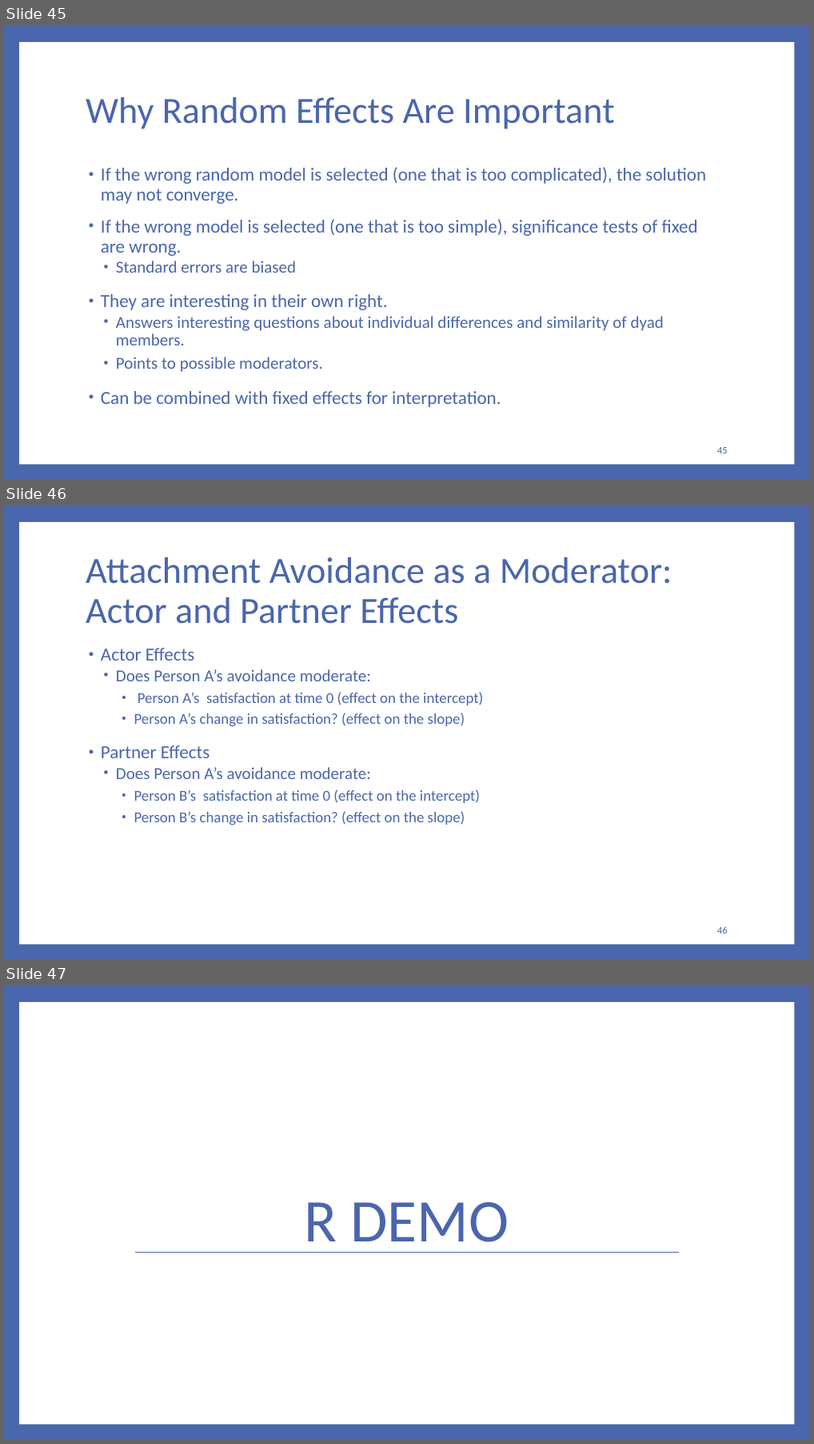
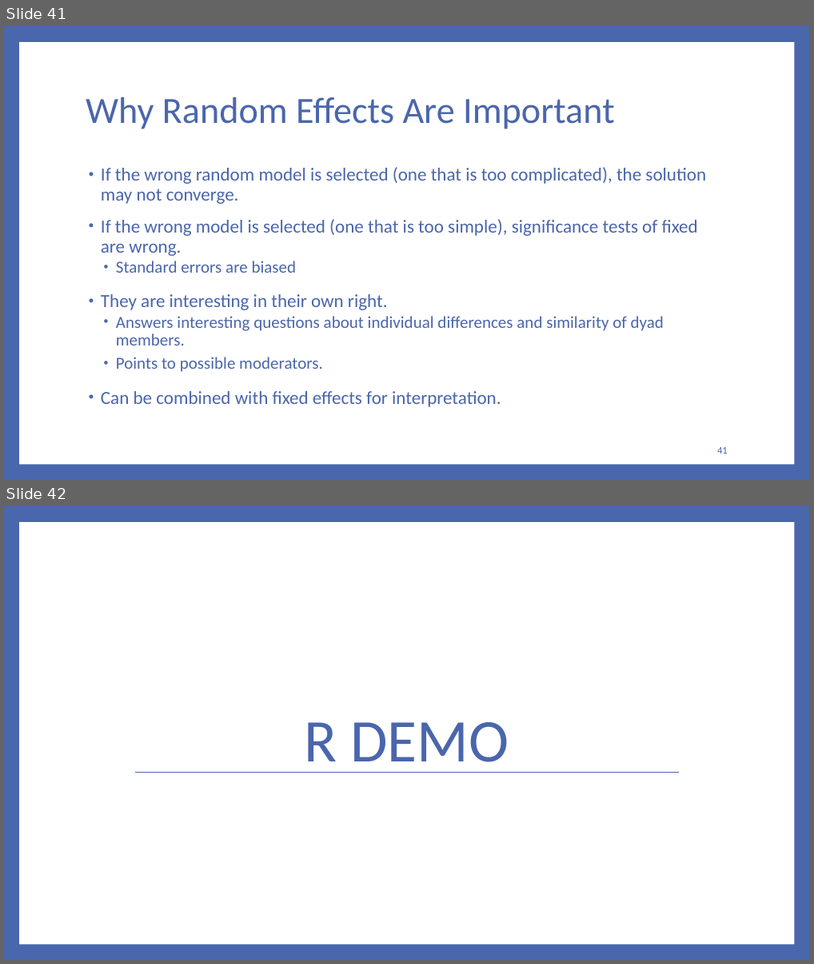
Before and after one commit to RandiLGarcia/2day-dyad-workshop, a slide deck: Day 2/Lecture Slides/Day 2 Slides.pptx. Shown one above the other, each under a label of ours: slides 45, 46 and 47 before the commit, slides 41 and 42 after it. The pictures are 814x1444 and 814x964 pixels, drawn with LibreOffice and Linux fonts; fonts in the diff are those of the drawing. Boxes give left, top, right and bottom in pixels: in the first picture for what was removed or moved away, otherwise in the second. Text is boxed around its words. In the diff, an @@ line names an element or a change of style, - is before the commit and + after.

```diff
--- a/Day 2/Lecture Slides/Day 2 Slides.pptx
+++ b/Day 2/Lecture Slides/Day 2 Slides.pptx
@@ slide 46 removed at box(4, 506, 810, 960), background #4A66AC; not listed: 1 template element that a slide beside it also shows @@
@@ title removed at box(86, 557, 673, 624) @@
-Attachment Avoidance as a Moderator: Actor and Partner Effects
@@ text removed at box(101, 648, 483, 824) @@
-• Actor Effects
-  • Does Person A’s avoidance moderate:
-    • Person A’s satisfaction at time 0 (effect on the intercept)
-    • Person A’s change in satisfaction? (effect on the slope)
-• Partner Effects
-  • Does Person A’s avoidance moderate:
-    • Person B’s satisfaction at time 0 (effect on the intercept)
-    • Person B’s change in satisfaction? (effect on the slope)
@@ page number removed at box(718, 926, 728, 933) @@
-46
@@ what was slide 45 is now slide 41 @@
@@ page number at box(718, 447, 728, 453): text changed @@
-45
+41
@@ what was slide 47 is now slide 42 @@
```
Also in this commit, not shown: 6 slides changed, 15 slides added, 3 other slides removed, 47 other files.
